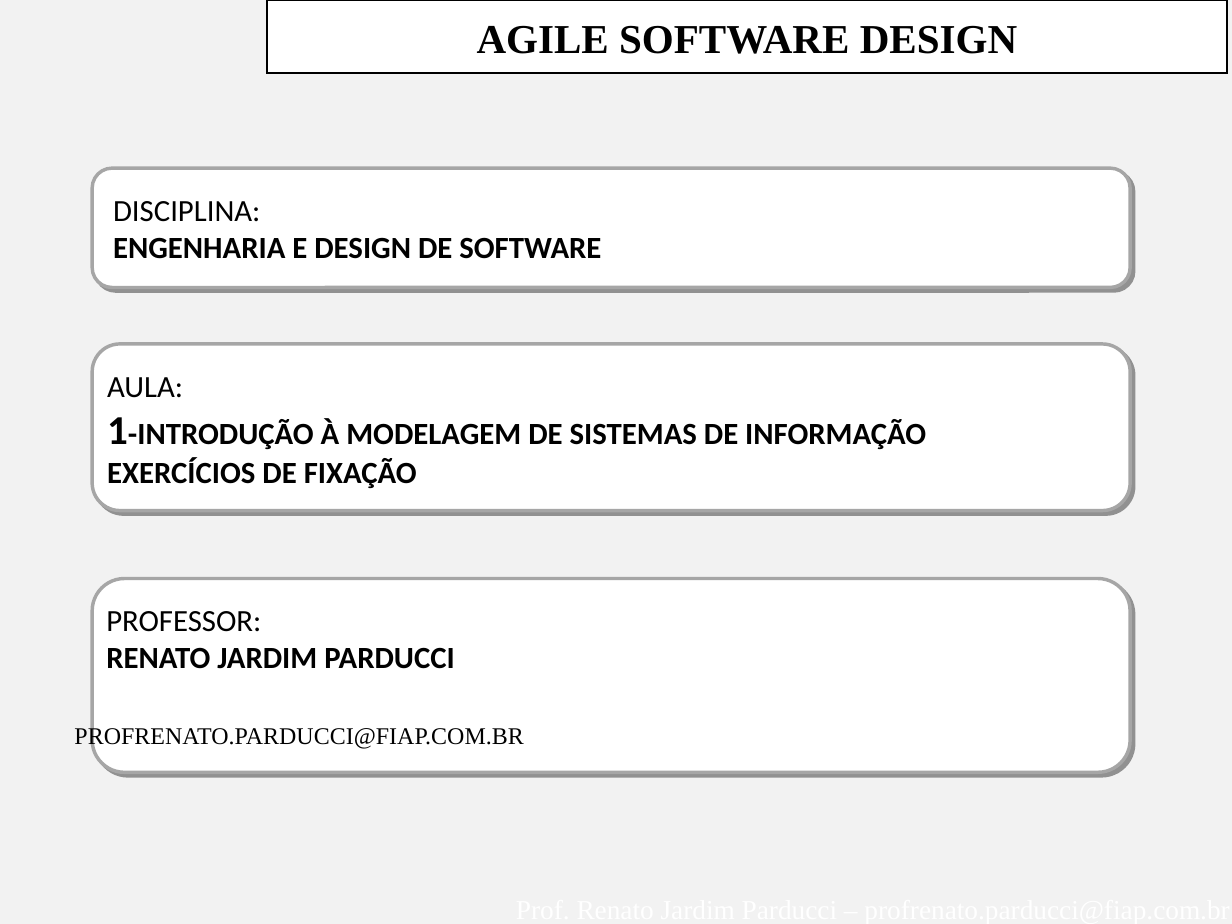
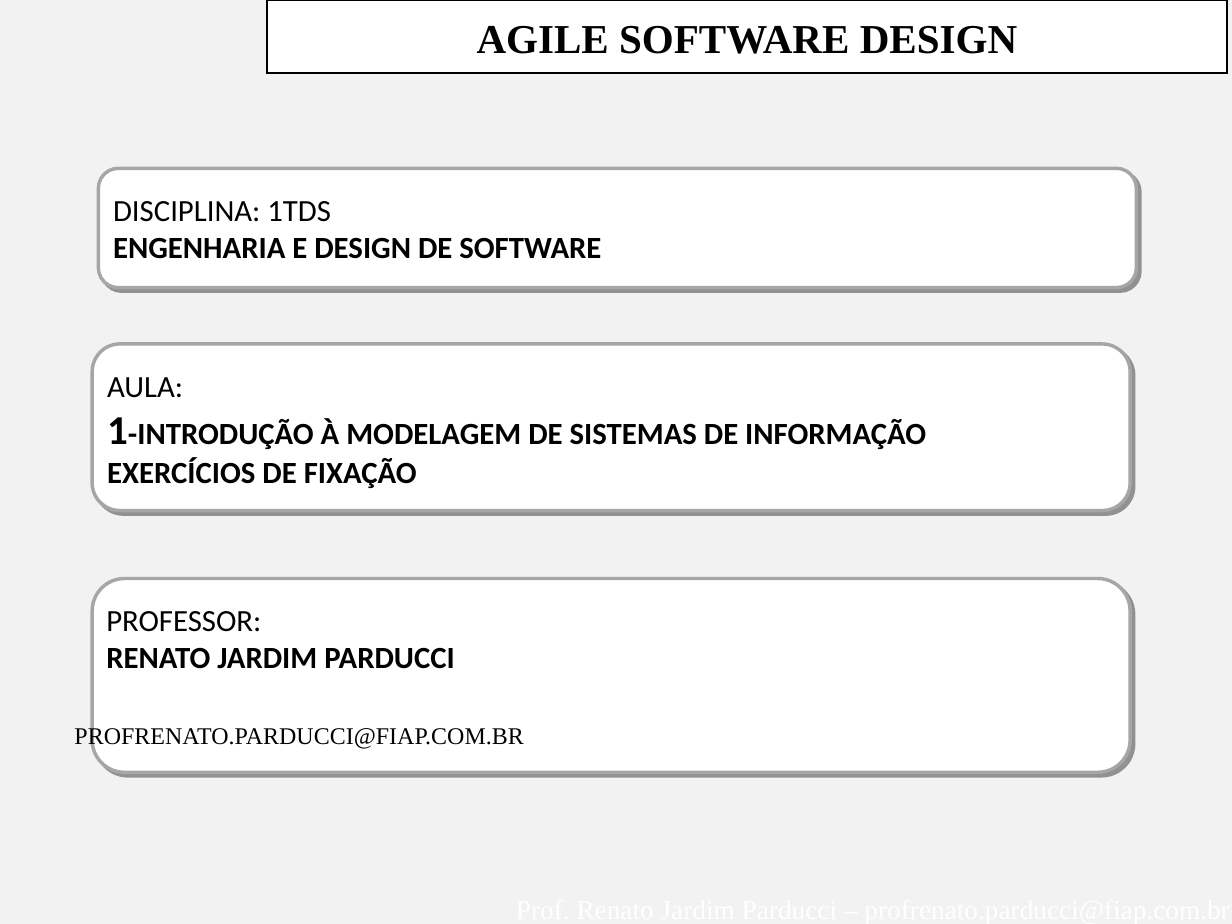
Before and after one commit to DanMelero/SI-ESTACIONAMENTO, a slide deck: slide 2 of Documentação-Engenharia/FIAP--AgleModeling-Aula-1-INTRODUCAO-ENGSW-EXERCICIOS.ppt. Drawn at 1232x924 pixels with LibreOffice and Linux fonts; fonts in the diff are those of the drawing; background and template pictures are left out. Boxes give left, top, right and bottom in pixels: in the first picture for what was removed or moved away, otherwise in the second. Text is boxed around its words. In the diff, an @@ line names an element or a change of style, - is before the commit and + after.

Commit message:
Alteração no segundo slide
Colocação de comentário sobre a turma

```diff
--- a/Documentação-Engenharia/FIAP--AgleModeling-Aula-1-INTRODUCAO-ENGSW-EXERCICIOS.ppt
+++ b/Documentação-Engenharia/FIAP--AgleModeling-Aula-1-INTRODUCAO-ENGSW-EXERCICIOS.ppt
@@ rounded rectangle: place and size @@
-rounded rectangle at [92, 168, 1131, 287]
+rounded rectangle at [99, 169, 1137, 288]
@@ text at [113, 201, 331, 222]: text changed @@
-DISCIPLINA:
+DISCIPLINA: 1TDS
```
